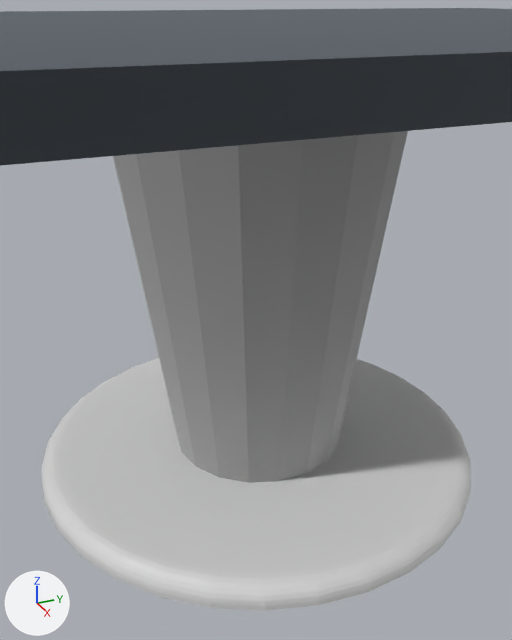
The glTF model products/cone-foot/cone-foot.glb: old version first, new version second.
Before and after are seen from a 50 mm lens placed at (1.113, -0.502, 0.845), pointed at (0.037, -0.017, 0.307). Arrows for +X, +Y and +Z are at lower left; the lights stay in place. Where no turn or scale is listed for an object, it has been applied to the vertices.

The older version as bpy lines, for what is in view:
```python
me_body003_002 = bpy.data.meshes.new('Body003.002')
me_body003_002.from_pydata(...)  # 396 vertices, 792 faces; spans x -0.263..0.263, y -0.267..0.267, z -0.738..0.002
me_body003_002.materials.append(mat_mat_0_006)  # light grey #cccccc
me_cylinder = bpy.data.meshes.new('Cylinder')
me_cylinder.from_pydata(...)  # 256 vertices, 508 faces; spans x -0.426..0.426, y -0.426..0.426, z 0.0..0.04
me_table_top_003 = bpy.data.meshes.new('table top.003')
me_table_top_003.from_pydata(...)  # 64 vertices, 124 faces; spans x -0.74..0.74, y -1.02..1.02, z 0.0..0.04
me_table_top_003.materials.append(mat_mat_0_002)  # grey #727980
ob_body003_002 = bpy.data.objects.new('Body003.002', me_body003_002)
ob_body003_002.location = (0.0, 0.0, 0.77)
ob_cylinder = bpy.data.objects.new('Cylinder', me_cylinder)
ob_cylinder.location = (0.0, 0.0, 0.0)
ob_table_top_003 = bpy.data.objects.new('table top.003', me_table_top_003)
ob_table_top_003.location = (0.0, 0.0, 0.768)
```
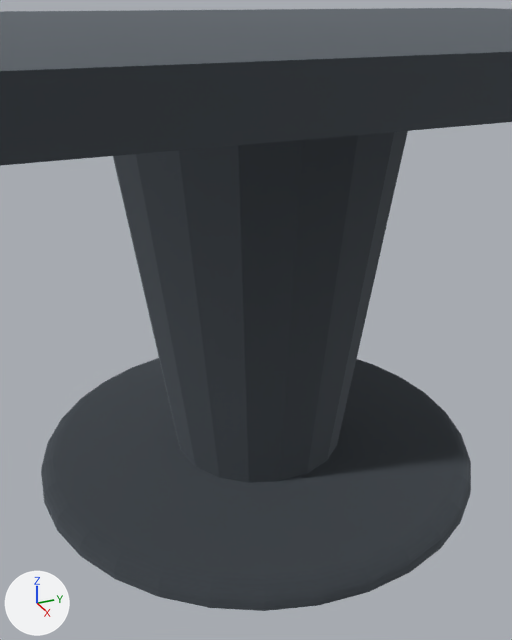
Location of each change, [x1, y1, x2, y2] in pixels of the pictures (512 x 640 px):
'Body003.002', recoloured: [113, 131, 408, 483] in both
'Cylinder', recoloured: [41, 358, 471, 611] in both

Edits to the bpy script that builds the scene:
```text
Change me_cylinder:
    where me_cylinder.from_pydata(...)  # 256 vertices, 508 faces; spans x -0.426..0.426, y -0.426..0.426, z 0.0..0.04
    add me_cylinder.materials.append(mat_mat_0_002)  # grey #727980
Change me_body003_002:
    where me_body003_002.from_pydata(...)  # 396 vertices, 792 faces; spans x -0.263..0.263, y -0.267..0.267, z -0.738..0.002
    remove me_body003_002.materials.append(mat_mat_0_006)  # light grey #cccccc
    add me_body003_002.materials.append(mat_mat_0_002)  # grey #727980
```
